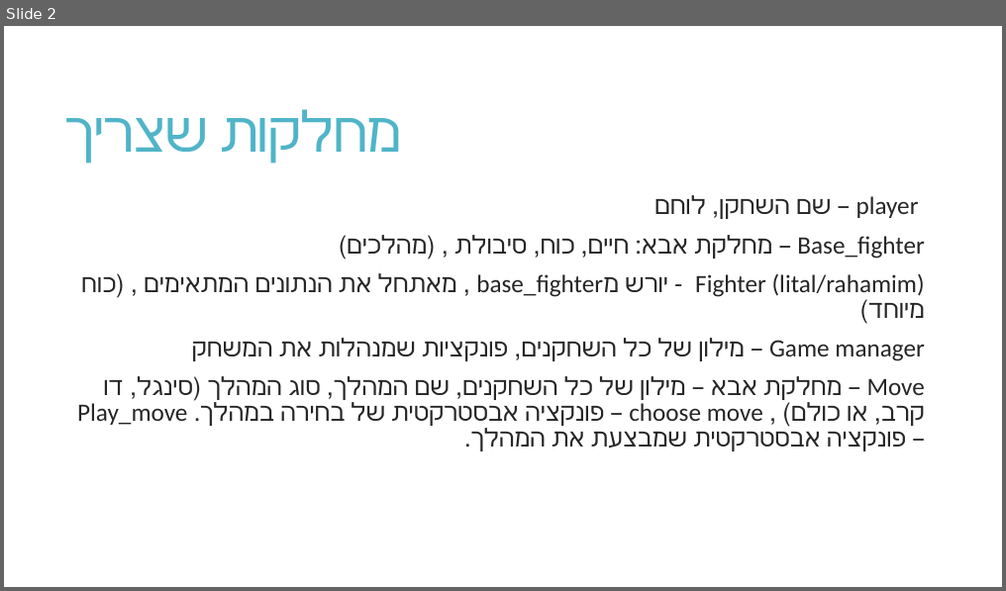
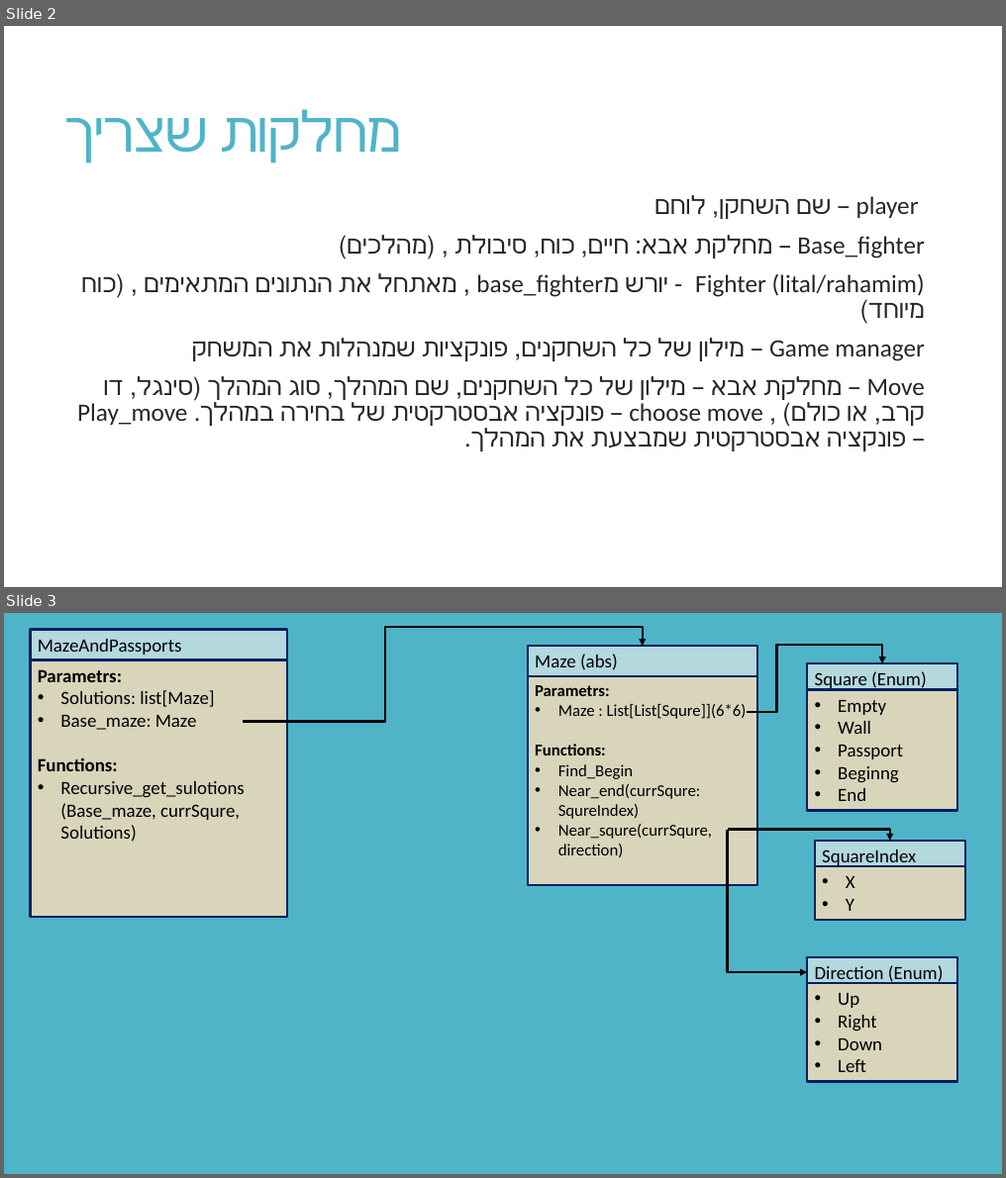
Before and after one commit to uriface6/little_fighters, a slide deck: uml.pptx. Shown one above the other, each under a label of ours: slide 2 before the commit, slides 2 and 3 after it. The pictures are 1006x591 and 1006x1178 pixels, drawn with LibreOffice and Linux fonts; fonts in the diff are those of the drawing. Boxes give left, top, right and bottom in pixels: in the first picture for what was removed or moved away, otherwise in the second. Text is boxed around its words. In the diff, an @@ line names an element or a change of style, - is before the commit and + after.

```diff
--- a/uml.pptx
+++ b/uml.pptx
@@ slide 3 added at bbox=[4, 613, 1002, 1174], background #50B4C8 @@
@@ rectangle added at bbox=[30, 630, 288, 705], fill #B3D8DE, outline #002060 2.25 pt, 18 pt, text #000000 @@
+MazeAndPassports
@@ elbow arrow added from (243, 722) to (643, 646), #000000 2.25 pt @@
@@ rectangle added at bbox=[30, 661, 288, 917], fill #D9D5BA, outline #002060 2.25 pt, 18 pt, text #000000 @@
+Parametrs:
+• Solutions: list[Maze]
+• Base_maze: Maze
+Functions:
+• Recursive_get_sulotions
+  (Base_maze, currSqure, Solutions)
@@ rectangle added at bbox=[528, 646, 757, 699], fill #B3D8DE, outline #002060 2.25 pt, 18 pt, text #000000 @@
+Maze (abs)
@@ elbow arrow added from (747, 713) to (883, 663), #000000 2.25 pt @@
@@ rectangle added at bbox=[807, 663, 957, 694], fill #B3D8DE, outline #002060 2.25 pt, 18 pt, text #000000 @@
+Square (Enum)
@@ rectangle added at bbox=[528, 676, 757, 885], fill #D9D5BA, outline #002060 2.25 pt, 16 pt, text #000000 @@
+Parametrs:
+• Maze : List[List[Squre]](6*6)
+Functions:
+• Find_Begin
+• Near_end(currSqure: SqureIndex)
+• Near_squre(currSqure, direction)
@@ rectangle added at bbox=[807, 690, 957, 811], fill #D9D5BA, outline #002060 2.25 pt, 18 pt, text #000000 @@
+• Empty
+• Wall
+• Passport
+• Beginng
+• End
@@ elbow arrow added from (727, 830) to (890, 841), #000000 2.25 pt @@
@@ elbow arrow added from (727, 830) to (807, 972), #000000 2.25 pt @@
@@ rectangle added at bbox=[815, 841, 965, 894], fill #B3D8DE, outline #002060 2.25 pt, 18 pt, text #000000 @@
+SquareIndex (Enum)
@@ rectangle added at bbox=[815, 866, 965, 920], fill #D9D5BA, outline #002060 2.25 pt, 18 pt, text #000000 @@
+• X
+• Y
@@ rectangle added at bbox=[807, 958, 957, 987], fill #B3D8DE, outline #002060 2.25 pt, 18 pt, text #000000 @@
+Direction (Enum)
@@ rectangle added at bbox=[807, 983, 957, 1081], fill #D9D5BA, outline #002060 2.25 pt, 18 pt, text #000000 @@
+• Up
+• Right
+• Down
+• Left
```
Also in this commit, not shown: 1 slide changed, 1 other slide added, 14 other files.
